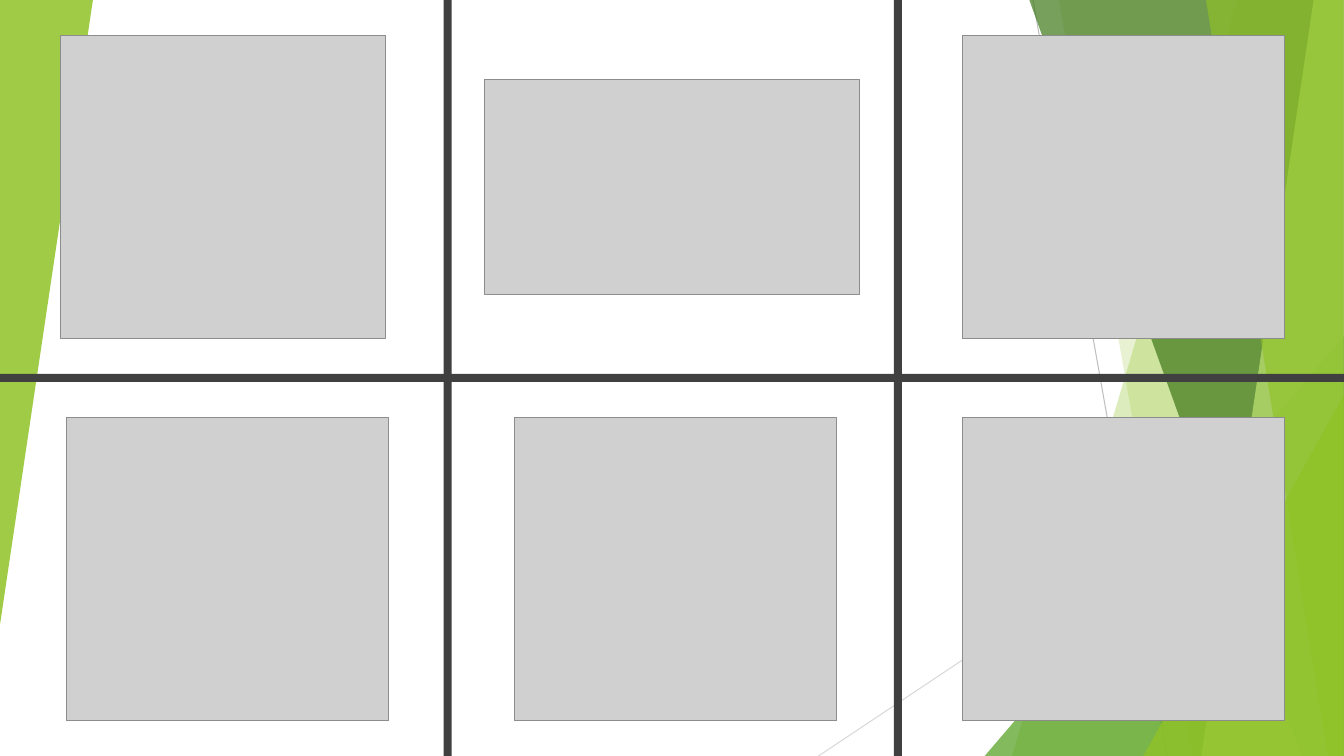
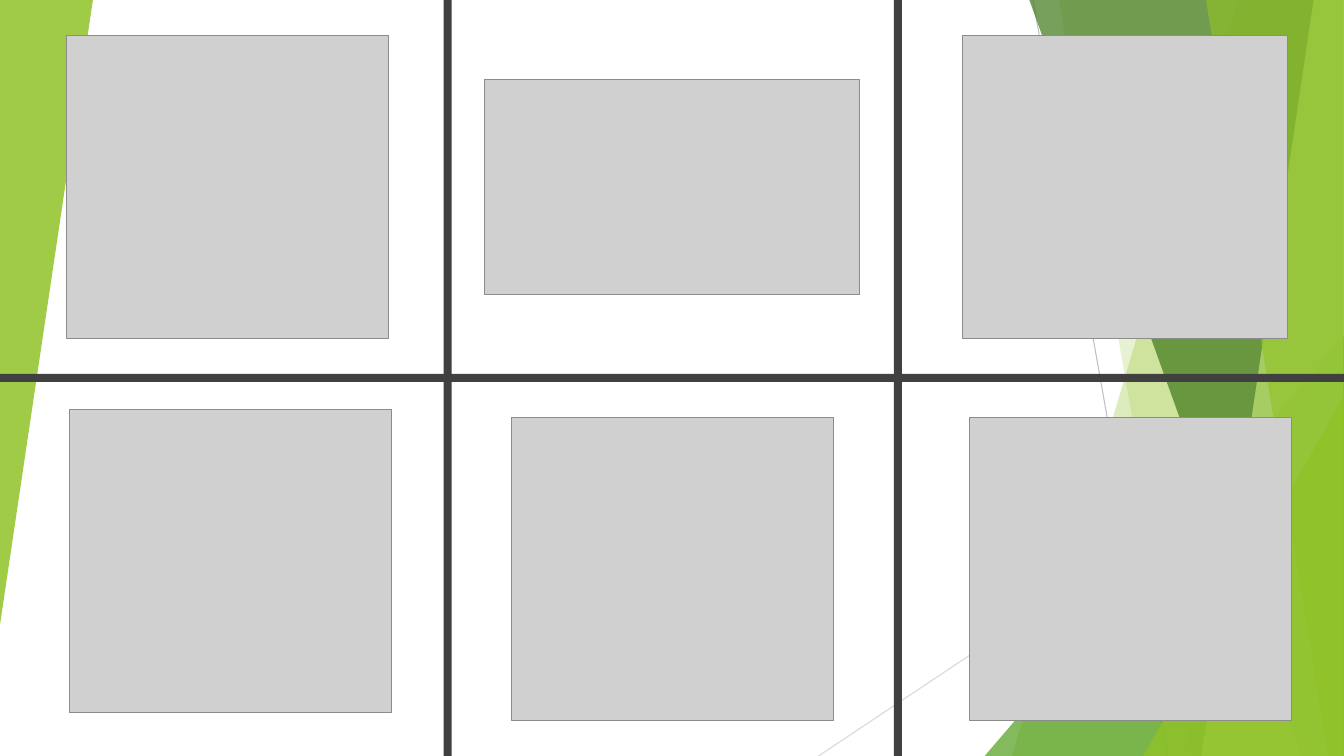
Before and after one commit to infoshareacademy/jdsz3-TeamB, a slide deck: slide 8 of projektsql/Czy język wniosku ma wpływ na jego obsługę.pptx. Drawn at 1344x756 pixels with LibreOffice and Linux fonts; fonts in the diff are those of the drawing; grey boxes stand for pictures. Boxes give left, top, right and bottom in pixels: in the first picture for what was removed or moved away, otherwise in the second. Text is boxed around its words. In the diff, an @@ line names an element or a change of style, - is before the commit and + after.

```diff
--- a/projektsql/Czy język wniosku ma wpływ na jego obsługę.pptx
+++ b/projektsql/Czy język wniosku ma wpływ na jego obsługę.pptx
@@ picture moved from (x1=515, y1=417, x2=837, y2=721) to (x1=67, y1=35, x2=388, y2=339) @@
@@ picture moved from (x1=60, y1=35, x2=385, y2=339) to (x1=963, y1=36, x2=1288, y2=340) @@
@@ picture moved from (x1=963, y1=35, x2=1285, y2=339) to (x1=70, y1=409, x2=391, y2=713) @@
@@ picture moved from (x1=963, y1=417, x2=1285, y2=721) to (x1=512, y1=417, x2=834, y2=721) @@
@@ picture moved from (x1=67, y1=417, x2=388, y2=721) to (x1=970, y1=417, x2=1292, y2=721) @@
```
Also in this commit, not shown: 1 other file.
